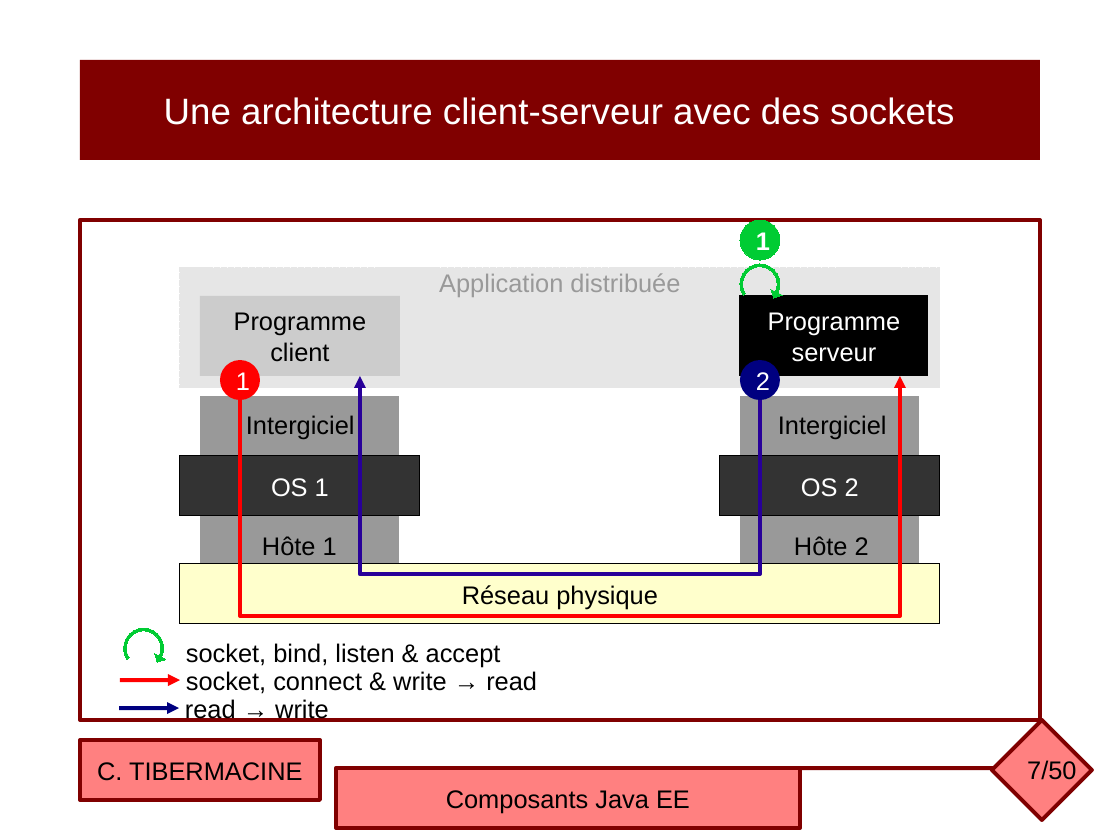
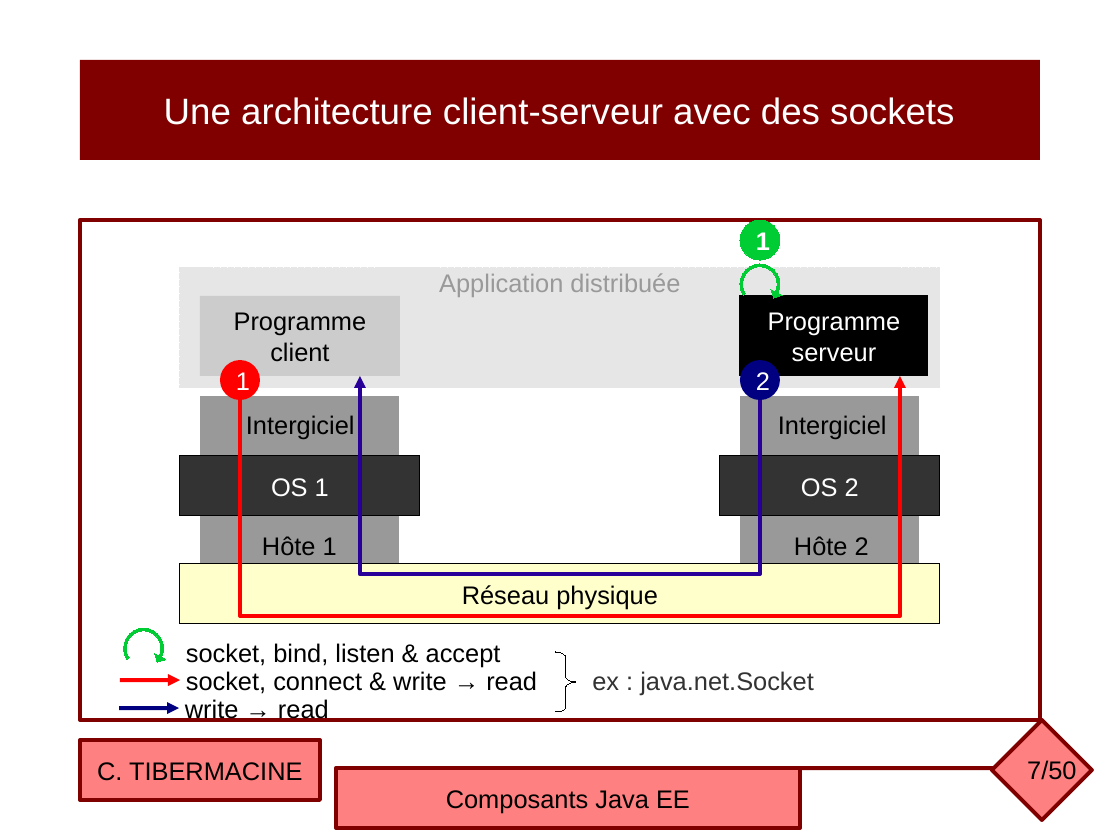
Before and after one commit to ctiber/composants, a slide deck: slide 7 of cours/cours1.odp. Drawn at 1120x840 pixels with LibreOffice and Linux fonts; fonts in the diff are those of the drawing. Boxes give left, top, right and bottom in pixels: in the first picture for what was removed or moved away, otherwise in the second. Text is boxed around its words. In the diff, an @@ line names an element or a change of style, - is before the commit and + after.

```diff
--- a/cours/cours1.odp
+++ b/cours/cours1.odp
@@ freeform shape added at [556,652,576,712], outline #000000 0 pt @@
@@ text added at [592,671,814,695], 18 pt, text #333333 @@
+ex : java.net.Socket
@@ text at [185,699,329,722]: text changed @@
-read → write
+write → read
```
Also in this commit, not shown: 7 other slides changed, 1 other file.
